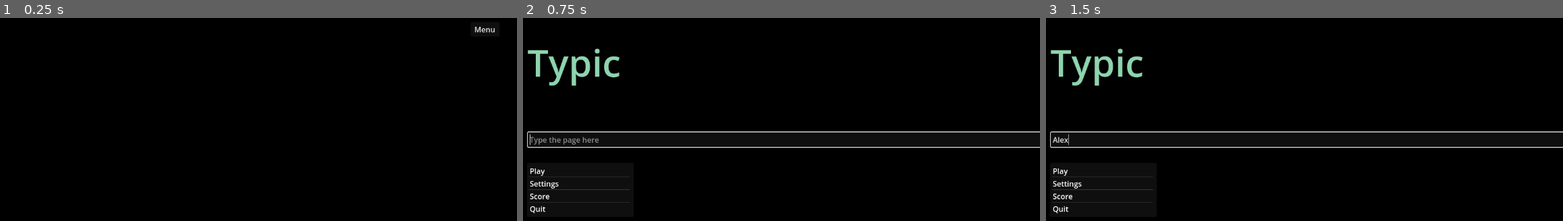
Above: before the commit, frames 1-3 (left to right).
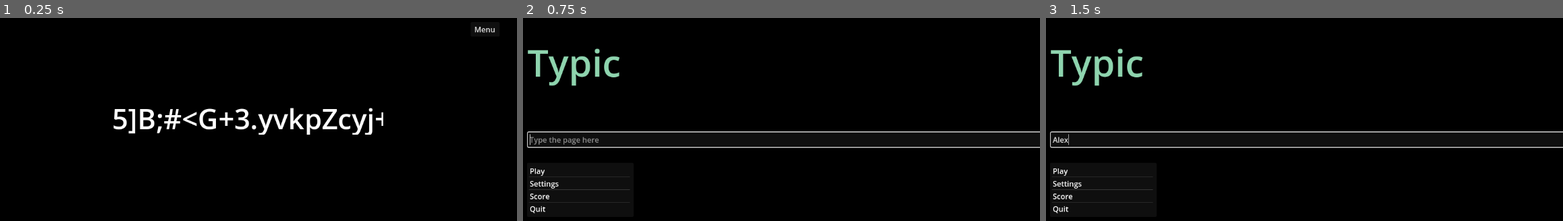
Above: after the commit, the same moments.

Repository: PeytonRobinson487/Typic-Repo
Game: Godot game, scene res://Scenes/game.tscn
The game is run twice, just before and just after one commit, with the same random seed, the same clock (stepped at 60 frames per second) and the same inputs. This scene is started directly instead of the project's main scene.
Inputs (mouse positions are in pixels of both pictures, inside the frame that each line leads up to):
- Up to frame 1 (0.25 s): no input
- Up to frame 2 (0.75 s): click "Menu" at 0.5 s
- Up to frame 3 (1.5 s): click (1309, 139) at 1.27 s; type "Alex" at 1.35 s

The runs differ from the first frame. In frame 1, 2.2% of the frame differs, in the area x 21-75%, y 44-58%; in frame 2, nothing differs; in frame 3, nothing differs.
Error before the commit: Invalid access to property or key 'hard_characters' on a base object of type 'Node2D (data.gd)'. (res://Scripts/text_maker.gd:81)
Error after the commit: Invalid access to property or key 'hard_characters' on a base object of type 'Node2D (data.gd)'. (res://Scripts/game.gd:128)

Commit message:
Data Rep Update
Finished basic fix for data.gd and text_maker.gd.

Diff:
--- a/Scripts/data.gd
+++ b/Scripts/data.gd
@@ -1,8 +1,5 @@
-# We are working on changing the data in the data folder.
-# This will require us to change everything that calls the data.
-# But it is easy to use and makes it easier to do some functions.
-# We are changing this file right now: reset(), save(), and load()
-# We are currently looking at load()
+# We finished data and text maker
+# Now we gotta fix settings, game, score, and player_handler
 
 extends Node2D
 
@@ -23,6 +20,7 @@
 var hard_uppercase: Dictionary = {}
 var hard_number: Dictionary = {}
 var hard_symbol: Dictionary = {}
+var hard_library: Array[Dictionary] = [hard_lowercase, hard_uppercase, hard_number, hard_symbol]
 
 ## Settings Data
 # Difficulty
@@ -49,7 +47,7 @@
 var score_modifiers: Array[bool] = [true, true, true, true, true]
 
 ## Data handling structure
-var data: Dictionary = {
+var all_data: Dictionary = {
 	"total_score": total_score,
 	"total_wrong": total_wrong,
 	"total_correct": total_correct,
@@ -59,6 +57,7 @@
 	"hard_uppercase": hard_uppercase,
 	"hard_number": hard_number,
 	"hard_symbol": hard_symbol,
+	"hard_library": hard_library,
 	"longest_streak": longest_streak,
 	"difficulty": difficulty,
 	"text_modifiers": text_modifiers,
@@ -69,13 +68,28 @@
 ## Variable functions: hard_characters & hard_character_magnitude ----------------------------------
 # updates average accuracy
 func update_average_accuracy():
-	if (total_wrong > 0.0): average_accuracy = total_score / total_wrong * 100
+	if (all_data["total_wrong"] > 0.0): all_data["average_accuracy"] = all_data["total_score"] / all_data["total_wrong"] * 100.0
+
+# returns the magnitude for the parameter hard_characters; returns the sum of the values
+func get_char_magnitude(hard_characters: Dictionary) -> float:
+	var magnitude: float = 0.0
+	for key in hard_characters:
+		magnitude += hard_characters[key]
+	return magnitude
+
+# returns all the unique characters in the dictionary hard_characters; retur
+func get_hard_chars(hard_characters: Dictionary) -> Array:
+	var char_array: Array = []
+	for key in hard_characters:
+		char_array.push_back(key)
+	return char_array
+
 
 ### saving and loading -----------------------------------------------------------------------------
 # saves data to save file
 func save_data() -> void:
 	var file = FileAccess.open(_save_path, FileAccess.WRITE)
-	for item in data:
+	for item in all_data:
 		file.store_var(item)
 	print("Data saved!")
 
@@ -88,34 +102,36 @@
 		save_data()
 		return
 
-	for key in data:
+	for key in all_data:
 		if (file != null):
 			var value = file.get_var()
-			if (typeof(value) == typeof(data[key])): data[key] = value
+			if (typeof(value) == typeof(all_data[key])): all_data[key] = value
 
 	file.close()
 	print("Data loaded!")
 
 # prints all data
 func print_all_data() -> void:
-	for key in data:
-		var value = data[key]
-		print(str(key) + " | " + str(value))
+	for key in all_data:
+		print(str(key) + " : " + str(all_data[key]))
 
 # resets all data
 func reset_data() -> void:
-	data
-	#total_wrong = 0
-	#total_correct = 0
-	#total_score = 0
-	#average_accuracy = 0.0
-	#player_level = 0
-	#hard_characters = []
-	#hard_character_magnitude = 0.0
-	#longest_streak = 0
-	#difficulty = Difficulty.EASY
-	#text_modifiers = []
-	#sound_modifiers = []
-	#score_modifiers = []
+	# reset all variables
+	all_data["total_score"] = 0
+	all_data["total_wrong"] = 0
+	all_data["total_correct"] = 0
+	all_data["average_accuracy"] = 100.0
+	all_data["player_level"] = 1
+	all_data["longest_streak"] = 0
+	all_data["hard_lowercase"].clear()
+	all_data["hard_uppercase"].clear()
+	all_data["hard_number"].clear()
+	all_data["hard_symbol"].clear()
+	all_data["hard_library"] = [hard_lowercase, hard_uppercase, hard_number, hard_symbol]
+	all_data["difficulty"] = Difficulty.EASY
+	all_data["text_modifiers"] = [true, true, true, true]
+	all_data["sound_modifiers"] = [true, true]
+	all_data["score_modifiers"] = [true, true, true, true, true]
 	save_data()
 	print("Data reset!")
--- a/Scripts/text_maker.gd
+++ b/Scripts/text_maker.gd
@@ -46,10 +46,15 @@
 # generates text based on settings and hard characters
 func generate_text(length: int, data: Node2D) -> String:
 	# add the indexes of the true values
-	var filtered_text_modifiers: Array
-	for index in data.text_modifiers.size():
-		if (data.text_modifiers[index]):
-			filtered_text_modifiers.push_back(index)
+	var relevant_text_modifiers: Array
+	for index in data.all_data["text_modifiers"].size():
+		if (data.all_data["text_modifiers"][index]):
+			relevant_text_modifiers.push_back(index)
+
+	# get the size of all relevant arrays
+	var relevant_chars: Dictionary = {}
+	for index in relevant_text_modifiers:
+		relevant_chars.merge(data.all_data["hard_library"][index])
 
 	# generate characters
 	var new_text: String = ""
@@ -57,12 +62,16 @@
 	while (new_text.length() < length && index < 100):
 		# get chance for hard character
 		var return_array: Array
-		calculate_chance(data, filtered_text_modifiers, return_array)
+		var chance: float = randf() * data.CHAR_MAGNITUDE_CAP * (relevant_chars.size() / 3.0) + 1
 
 		# get a character
-		var relevant_magnitude: float = return_array[0]
-		var chance: float = return_array[1]
-		new_text += get_character(filtered_text_modifiers, libraries, data, relevant_magnitude, chance)
+		if (chance < data.get_char_magnitude(relevant_chars)):
+			new_text += get_hard_character(relevant_chars)
+		else:
+			# normal character
+			var rand_index: int = relevant_text_modifiers.pick_random()
+			new_text += libraries[rand_index].find_key(randi() % libraries[rand_index].size() + 1)
+
 		index += 1
 
 	if (index == 100):
@@ -72,64 +81,20 @@
 	return new_text
 
 
-# calculates the chance for getting a hard character
-func calculate_chance(data: Node2D, filtered_text_modifiers: Array, variables: Array) -> void:
-	# count number of relevant characters
-	var number_of_relevant_characters: int = 1
-	var relevant_magnitude: float = 0.0
-	var hard_char_index: int = 0
-	while (hard_char_index < data.hard_characters.size() - 1):
-		for i in filtered_text_modifiers:
-			if (libraries[i].has(data.hard_characters[hard_char_index])):
-				number_of_relevant_characters += 1
-				relevant_magnitude += data.hard_characters[hard_char_index + 1]
-		hard_char_index += 2
-	var chance: float = randf() * data.CHAR_MAGNITUDE_CAP * (number_of_relevant_characters / 3.0) + 1
-
-	# update return array
-	variables.push_back(relevant_magnitude)
-	variables.push_back(chance)
-
-# gets a character
-func get_character(filtered_text_modifiers: Array, libraries: Array, data: Node2D, relevant_magnitude: float, chance: float) -> String:
-	var new_character: String = ""
-	if (chance < relevant_magnitude):
-		new_character = get_hard_character(data)
-	if (chance >= relevant_magnitude):
-		new_character = get_normal_character(filtered_text_modifiers)
-	else:
-		# check if the character is allowed according to char settings
-		var j: int = 0
-		for i in filtered_text_modifiers:
-			if (libraries[i].has(new_character)):
-				j += 1
-		if (j < filtered_text_modifiers.size()):
-			# character is not allowed
-			new_character = get_normal_character(filtered_text_modifiers)
-	return new_character
-
-
-# generates a random character from one of the character dictionaries
-func get_normal_character(filtered_text_modifiers: Array) -> String:
-	var rand_index: int = filtered_text_modifiers.pick_random()
-	return libraries[rand_index].find_key(randi() % libraries[rand_index].size() + 1)
-
 # uses hard text to get a weak character for the player
-func get_hard_character(data: Node2D) -> String:
+func get_hard_character(hard_characters: Dictionary) -> String:
 	# create sum prefix for chance_pool
-	var sum_prefix: Array
+	var sum_prefix: Array = []
 	var sum: float = 0.0
-	var i: int = 1;
-	while (i < data.hard_characters.size()):
-		sum += data.hard_characters[i]
+	var i: int = 1
+	for key in hard_characters:
+		sum += hard_characters[key]
 		sum_prefix.push_back(sum)
-		i += 2
 
 	# compare random value and find which key to use
 	var rand: float = randf() * sum_prefix[sum_prefix.size() - 1]
 	i = 0
-	while (i < sum_prefix.size() && rand > sum_prefix[i]):
+	while (i < sum_prefix.size() && sum_prefix[i] < rand):
 		i += 1
 
-	var new_char: String = data.hard_characters[i * 2]
-	return new_char
+	return hard_characters.keys()[i]
Binary file changed: saved_data.txt
